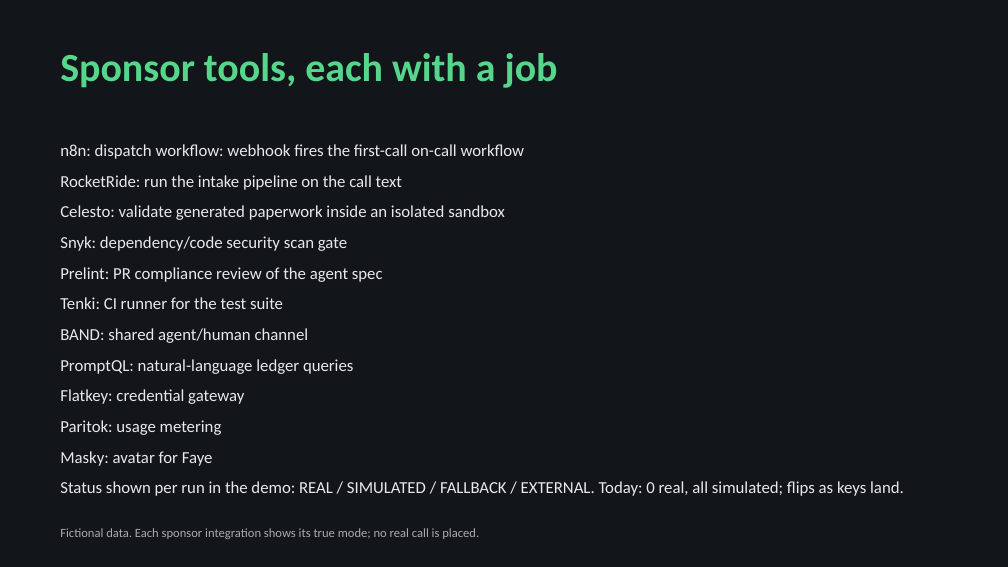
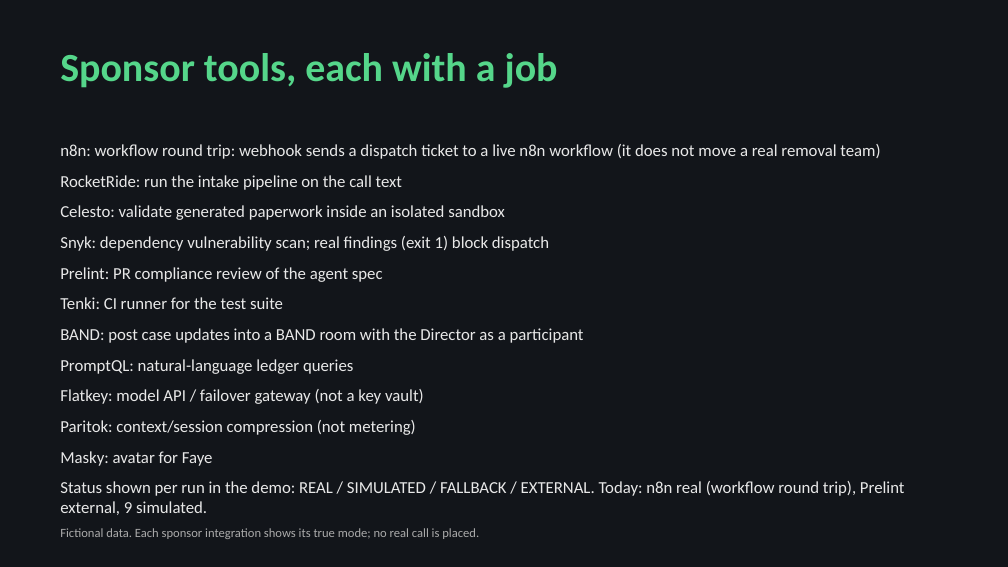
Before and after one commit to donaldc11/vigil-ai-night-staff, a slide deck: slide 5 of Vigil_deck.pptx. Drawn at 1008x567 pixels with LibreOffice and Linux fonts; fonts in the diff are those of the drawing. Boxes give left, top, right and bottom in pixels: in the first picture for what was removed or moved away, otherwise in the second. Text is boxed around its words. In the diff, an @@ line names an element or a change of style, - is before the commit and + after.

Commit message:
Vigil: updated build, hosted demo page

```diff
--- a/Vigil_deck.pptx
+++ b/Vigil_deck.pptx
@@ text at box(60, 144, 880, 159): text changed @@
-n8n: dispatch workflow: webhook fires the first-call on-call workflow
+n8n: workflow round trip: webhook sends a dispatch ticket to a live n8n workflow (it does not move a real removal team)
@@ text at box(60, 236, 549, 251): text changed @@
-Snyk: dependency/code security scan gate
+Snyk: dependency vulnerability scan; real findings (exit 1) block dispatch
@@ text at box(60, 328, 584, 343): text changed @@
-BAND: shared agent/human channel
+BAND: post case updates into a BAND room with the Director as a participant
@@ text at box(60, 389, 424, 435): text changed @@
-Flatkey: credential gateway
-Paritok: usage metering
+Flatkey: model API / failover gateway (not a key vault)
+Paritok: context/session compression (not metering)
@@ text at box(60, 481, 905, 515): text changed @@
-Status shown per run in the demo: REAL / SIMULATED / FALLBACK / EXTERNAL. Today: 0 real, all simulated; flips as keys land.
+Status shown per run in the demo: REAL / SIMULATED / FALLBACK / EXTERNAL. Today: n8n real (workflow round trip), Prelint external, 9 simulated.
```
Also in this commit, not shown: 2 other slides changed, 16 other files.
